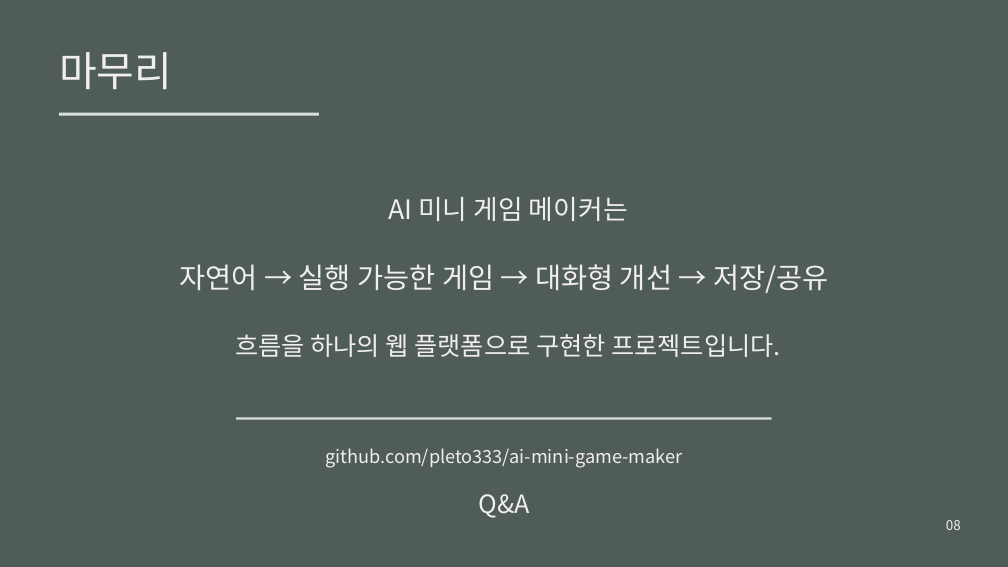
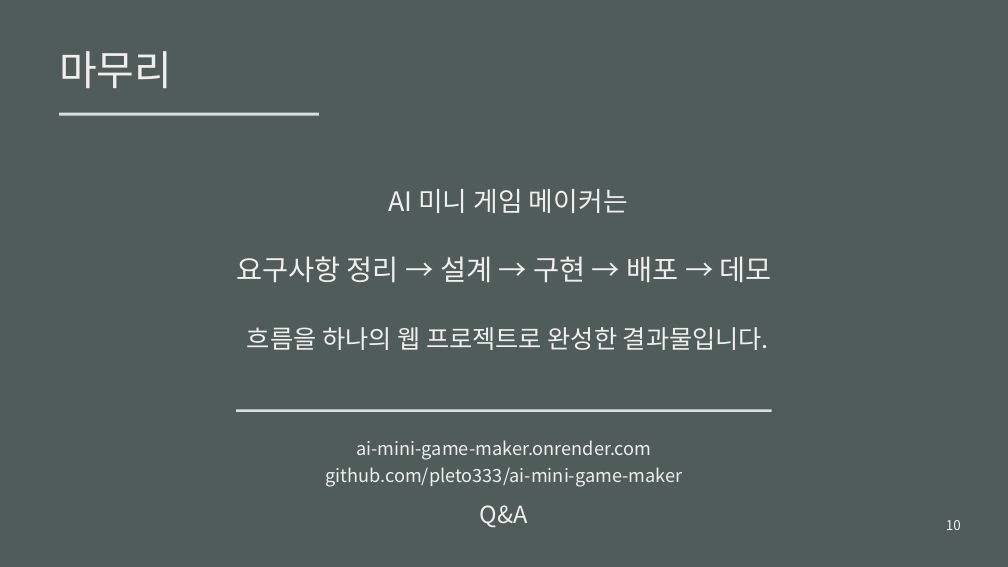
Before and after one commit to pleto333/ai-mini-game-maker, a slide deck: slide 10 of presentations/ai-mini-game-maker-presentation.pptx (slide 8 before the commit). Drawn at 1008x567 pixels with LibreOffice and Linux fonts; fonts in the diff are those of the drawing. Boxes give left, top, right and bottom in pixels: in the first picture for what was removed or moved away, otherwise in the second. Text is boxed around its words. In the diff, an @@ line names an element or a change of style, - is before the commit and + after.

```diff
--- a/presentations/ai-mini-game-maker-presentation.pptx
+++ b/presentations/ai-mini-game-maker-presentation.pptx
@@ text "AI 미니 게임 메이커는" moved from (x1=388, y1=197, x2=628, y2=221) to (x1=388, y1=189, x2=628, y2=213) @@
@@ text at (x1=236, y1=256, x2=772, y2=282): text changed @@
-자연어 → 실행 가능한 게임 → 대화형 개선 → 저장/공유
+요구사항 정리 → 설계 → 구현 → 배포 → 데모
@@ text at (x1=247, y1=327, x2=769, y2=350): text changed @@
-흐름을 하나의 웹 플랫폼으로 구현한 프로젝트입니다.
+흐름을 하나의 웹 프로젝트로 완성한 결과물입니다.
@@ rectangle moved from (x1=236, y1=417, x2=771, y2=420) to (x1=236, y1=410, x2=771, y2=412) @@
@@ text at (x1=356, y1=440, x2=651, y2=460): text changed @@
-github.com/pleto333/ai-mini-game-maker
+ai-mini-game-maker.onrender.com
@@ text added at (x1=325, y1=467, x2=682, y2=487), 17.2 pt, text #F1EEEE @@
+github.com/pleto333/ai-mini-game-maker
@@ text "Q&A" moved from (x1=478, y1=494, x2=529, y2=518) to (x1=480, y1=505, x2=528, y2=528) @@
@@ text "Q&A" at (x1=480, y1=505, x2=528, y2=528): size 24 to 22.5 pt @@
@@ text at (x1=946, y1=520, x2=961, y2=530): text changed @@
-08
+10
```
Also in this commit, not shown: 5 other slides changed, 4 slides added, 2 slides removed, 2 other files.
